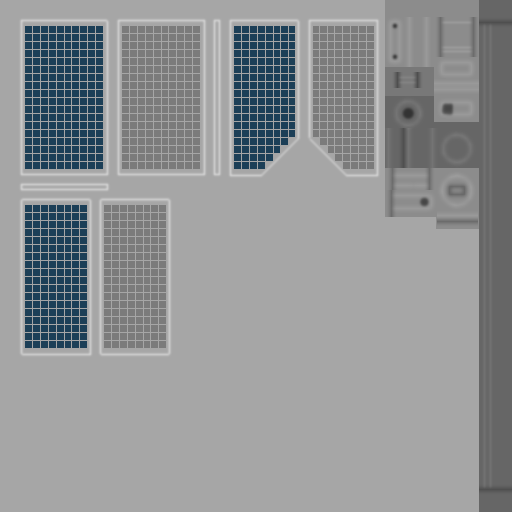
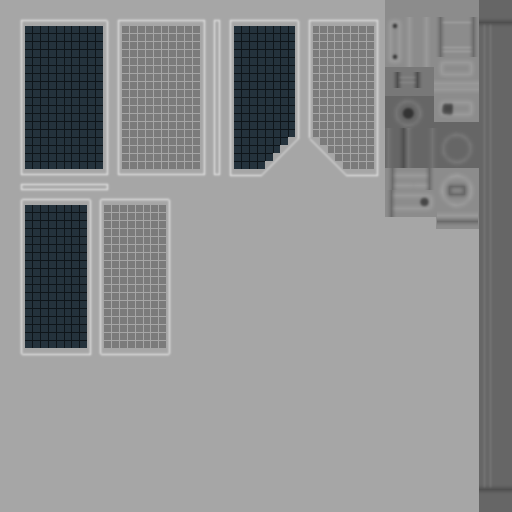
Comparing the layer stacks of the two (512, 512) images. Changes:
painted on "Cell" over box(25, 26, 295, 348)
added layer "Layer 1" above "b" over box(25, 26, 295, 348)
